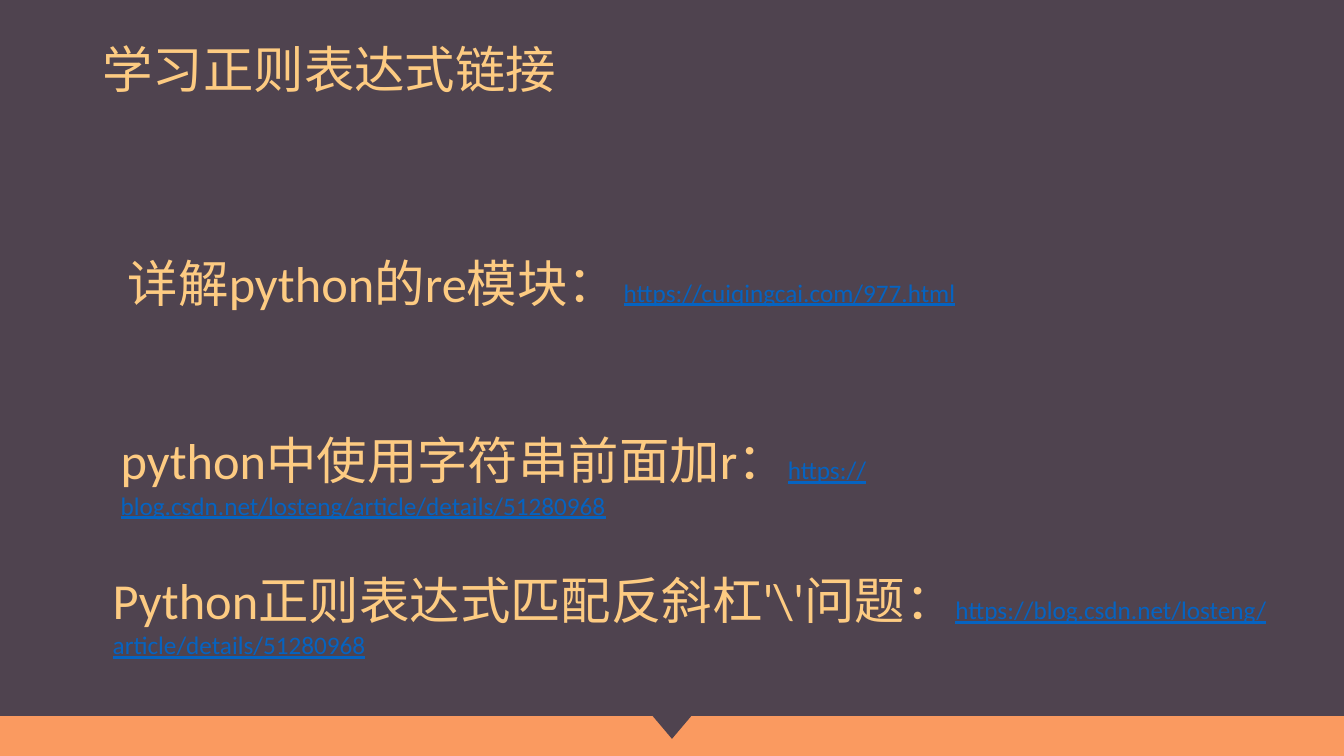
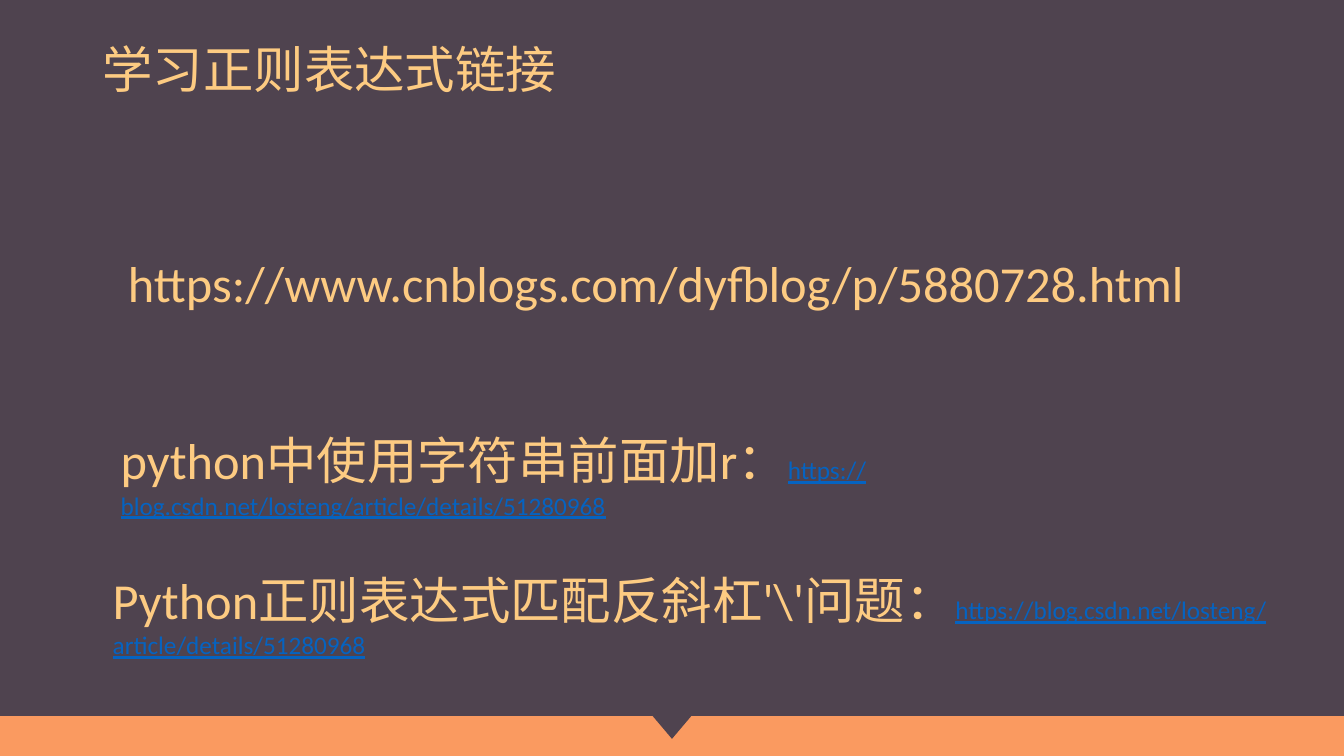
Before and after one commit to Wu-jiaming/-ppt, a slide deck: slide 47 of 正则表达式.pptx. Drawn at 1344x756 pixels with LibreOffice and Linux fonts; fonts in the diff are those of the drawing. Boxes give left, top, right and bottom in pixels: in the first picture for what was removed or moved away, otherwise in the second. Text is boxed around its words. In the diff, an @@ line names an element or a change of style, - is before the commit and + after.

```diff
--- a/正则表达式.pptx
+++ b/正则表达式.pptx
@@ text at <box>128,266,1183,311</box>: text changed; size 18 to 36 pt; text colour #0563C1 to #FDCB82 @@
-详解python的re模块： https://cuiqingcai.com/977.html
+https://www.cnblogs.com/dyfblog/p/5880728.html
```
Also in this commit, not shown: 5 other slides changed.
